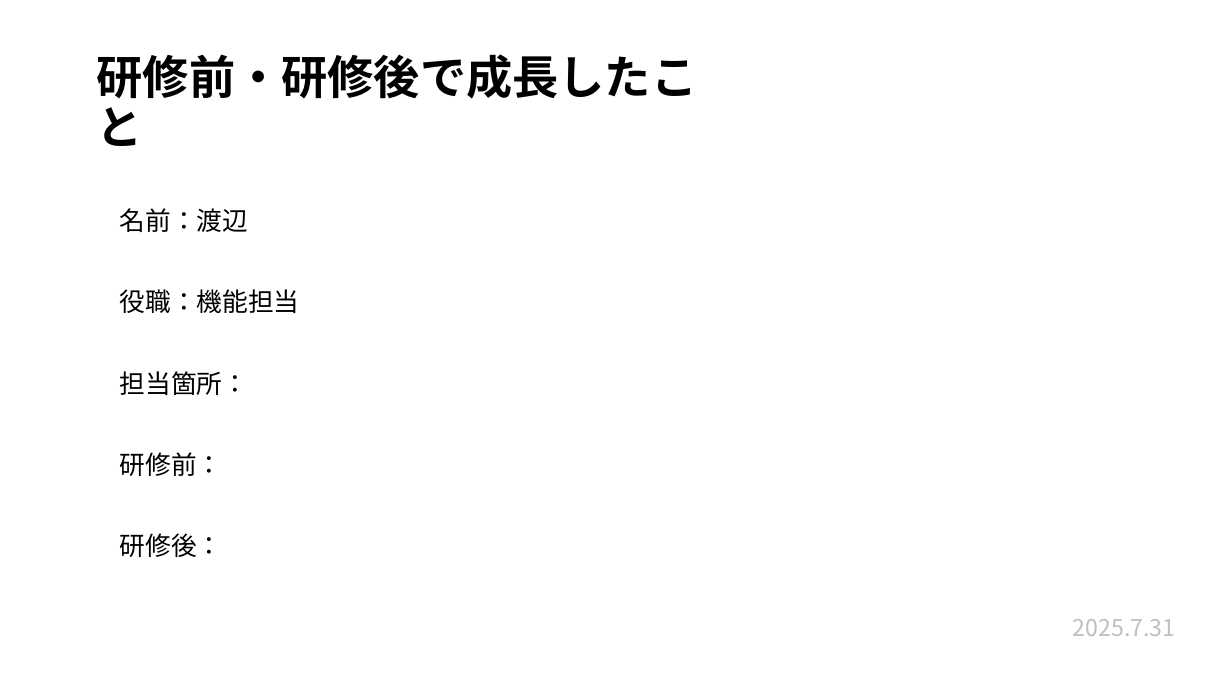
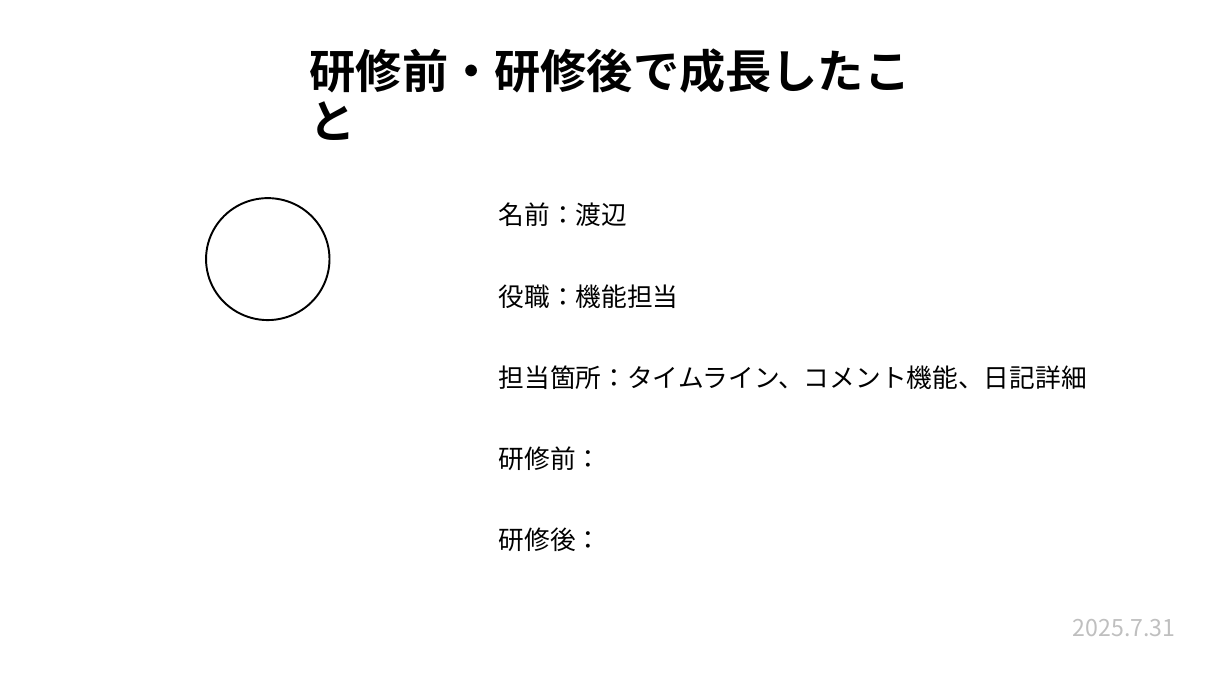
Before and after one commit to plusdojo2025/a2-7, a slide deck: slide 14 of 発表準備/7月成果発表会.pptx. Drawn at 1232x693 pixels with LibreOffice and Linux fonts; fonts in the diff are those of the drawing. Boxes give left, top, right and bottom in pixels: in the first picture for what was removed or moved away, otherwise in the second. Text is boxed around its words. In the diff, an @@ line names an element or a change of style, - is before the commit and + after.

```diff
--- a/発表準備/7月成果発表会.pptx
+++ b/発表準備/7月成果発表会.pptx
@@ title "研修前・研修後で成長したこと": place and size @@
-title "研修前・研修後で成長したこと" at <box>97,54,698,146</box>
+title "研修前・研修後で成長したこと" at <box>310,48,911,140</box>
@@ ellipse added at <box>206,198,330,320</box>, fill #FFFFFF, outline #000000 1.5 pt @@
@@ text "名前：渡辺": place and size @@
-text "名前：渡辺" at <box>120,208,300,557</box>
+text "名前：渡辺" at <box>499,202,1087,551</box>
@@ text at <box>499,365,1087,389</box>: text changed @@
-担当箇所：
+担当箇所：タイムライン、コメント機能、日記詳細
```
Also in this commit, not shown: 14 other slides changed.
